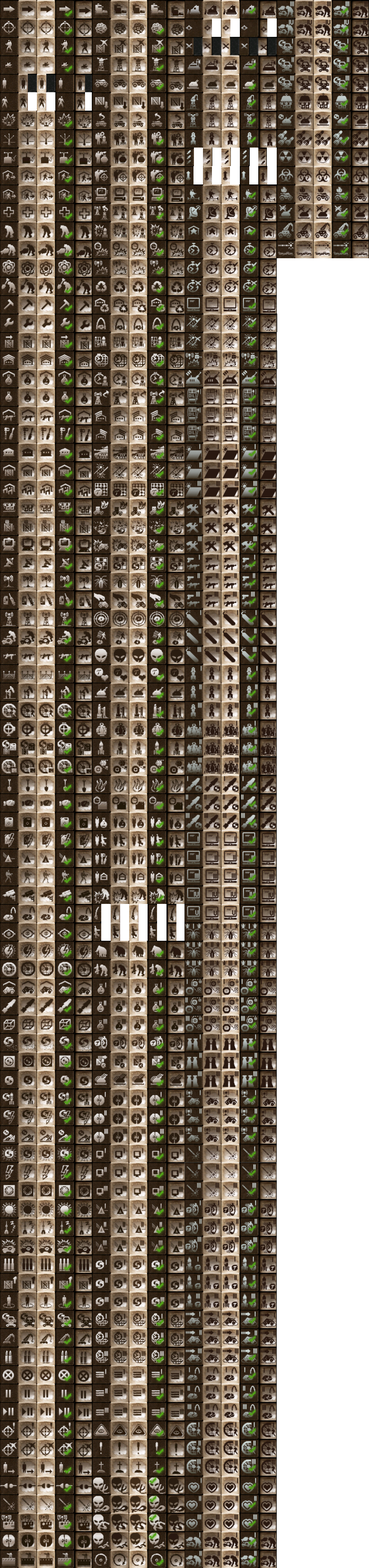
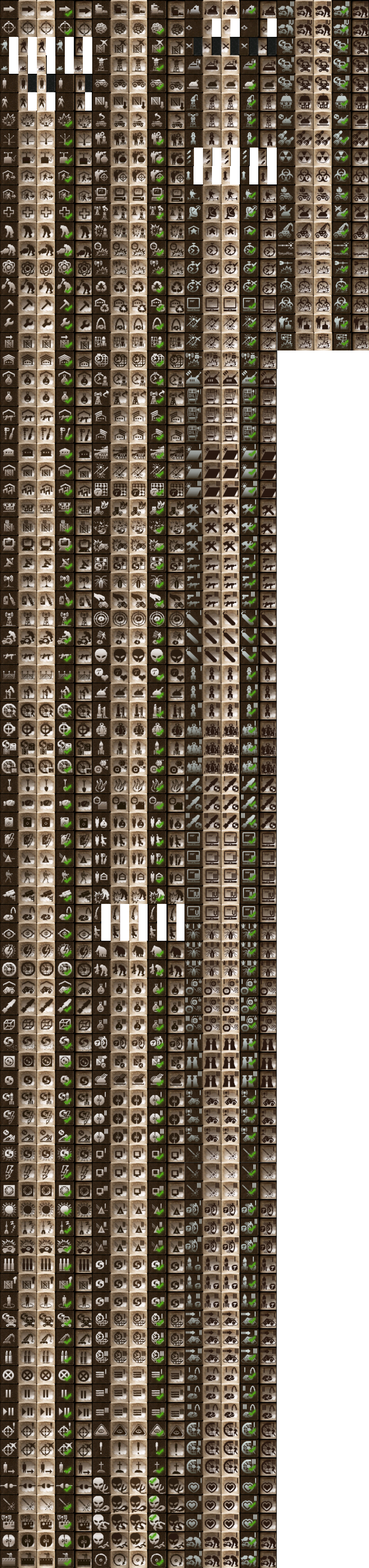
Comparing the layer stacks of the two 369x1568 images. Changes:
painted on "Warstwa 1" over <box>276,258,369,351</box>
painted on "new_buttons" over <box>276,258,369,333</box>
painted on "Warstwa 0" over <box>0,36,93,74</box>